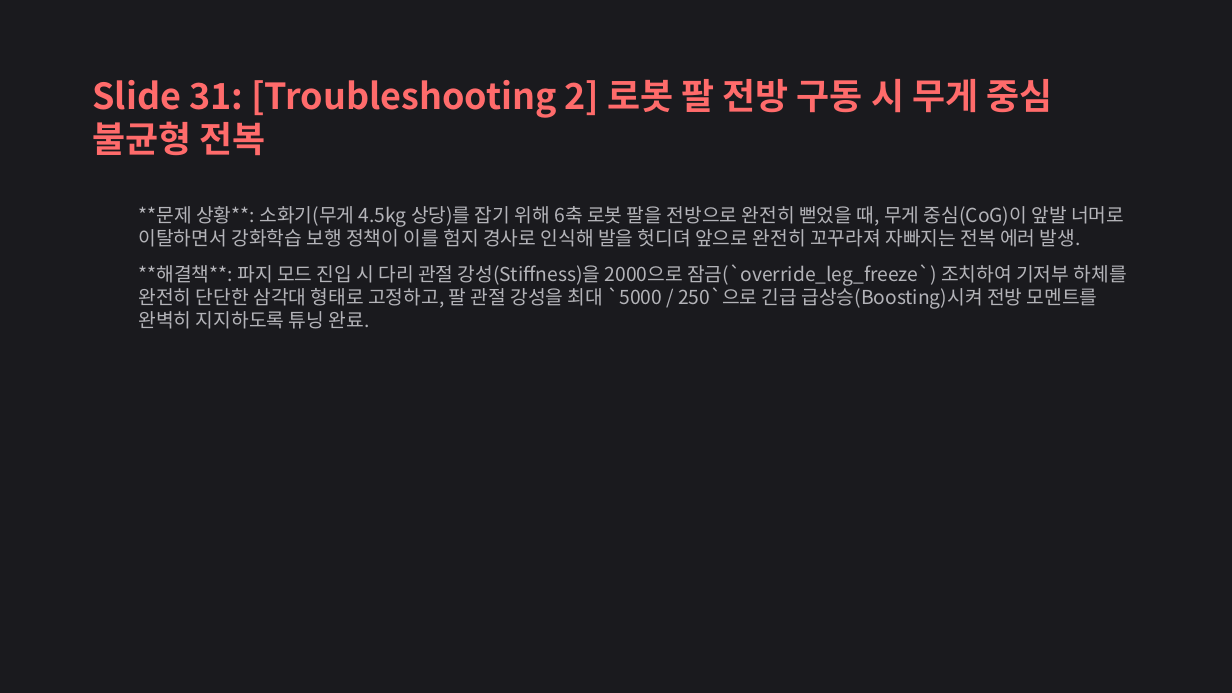
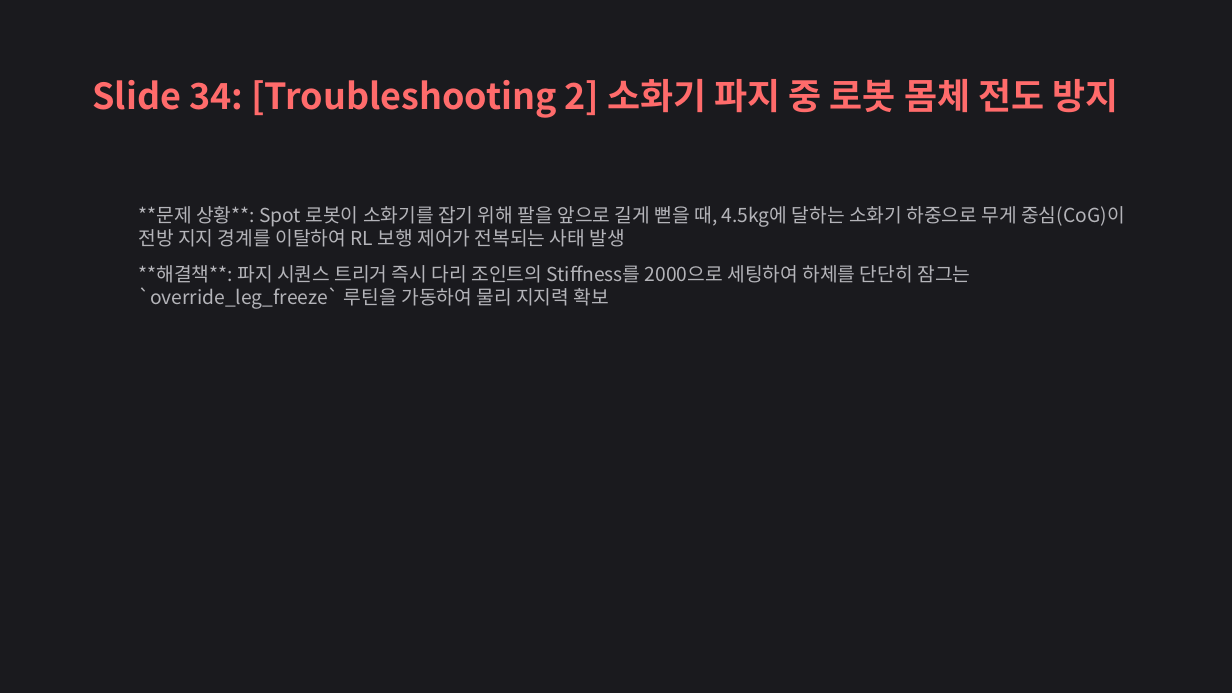
Before and after one commit to yoonseonjae/hot-spot_isaac_sim, a slide deck: slide 34 of docs/Cobot_Fire_Sim_Presentation.pptx (slide 31 before the commit). Drawn at 1232x693 pixels with LibreOffice and Linux fonts; fonts in the diff are those of the drawing. Boxes give left, top, right and bottom in pixels: in the first picture for what was removed or moved away, otherwise in the second. Text is boxed around its words. In the diff, an @@ line names an element or a change of style, - is before the commit and + after.

Commit message:
docs: run_stage5.sh 런타임 단계별 시퀀스로 발표 슬라이드 및 파워포인트 전면 개편

```diff
--- a/docs/Cobot_Fire_Sim_Presentation.pptx
+++ b/docs/Cobot_Fire_Sim_Presentation.pptx
@@ text at bbox=[92, 79, 1118, 118]: text changed @@
-Slide 31: [Troubleshooting 2] 로봇 팔 전방 구동 시 무게 중심 불균형 전복
+Slide 34: [Troubleshooting 2] 소화기 파지 중 로봇 몸체 전도 방지
@@ text at bbox=[139, 206, 1125, 309]: text changed @@
-  **문제 상황**: 소화기(무게 4.5kg 상당)를 잡기 위해 6축 로봇 팔을 전방으로 완전히 뻗었을 때, 무게 중심(CoG)이 앞발 너머로 이탈하면서 강화학습 보행 정책이 이를 험지 경사로 인식해 발을 헛디뎌 앞으로 완전히 꼬꾸라져 자빠지는 전복 에러 발생.
-  **해결책**: 파지 모드 진입 시 다리 관절 강성(Stiffness)을 2000으로 잠금(`override_leg_freeze`) 조치하여 기저부 하체를 완전히 단단한 삼각대 형태로 고정하고, 팔 관절 강성을 최대 `5000 / 250`으로 긴급 급상승(Boosting)시켜 전방 모멘트를 완벽히 지지하도록 튜닝 완료.
+  **문제 상황**: Spot 로봇이 소화기를 잡기 위해 팔을 앞으로 길게 뻗을 때, 4.5kg에 달하는 소화기 하중으로 무게 중심(CoG)이 전방 지지 경계를 이탈하여 RL 보행 제어가 전복되는 사태 발생
+  **해결책**: 파지 시퀀스 트리거 즉시 다리 조인트의 Stiffness를 2000으로 세팅하여 하체를 단단히 잠그는 `override_leg_freeze` 루틴을 가동하여 물리 지지력 확보
```
Also in this commit, not shown: 26 other slides changed, 4 slides added, 1 slide removed, 1 other file.
